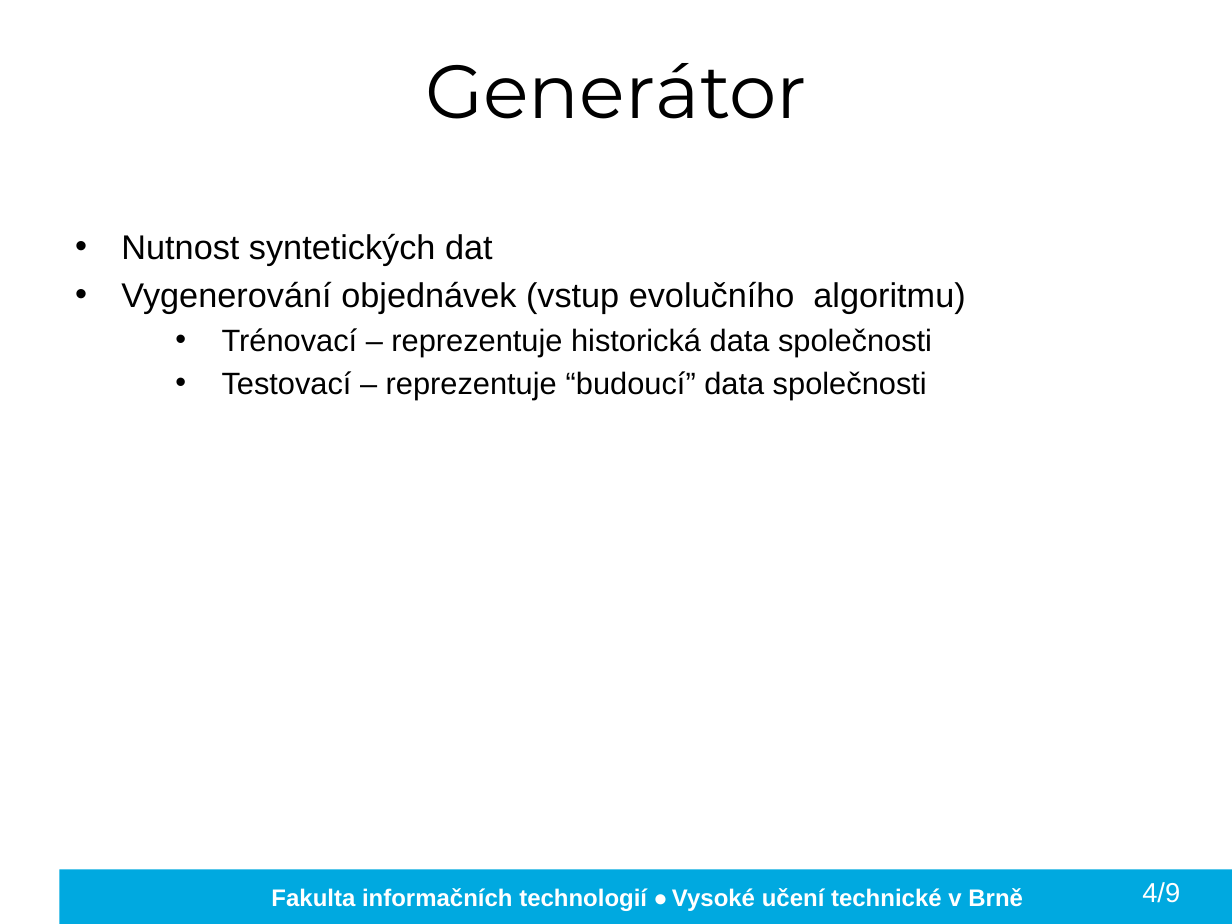
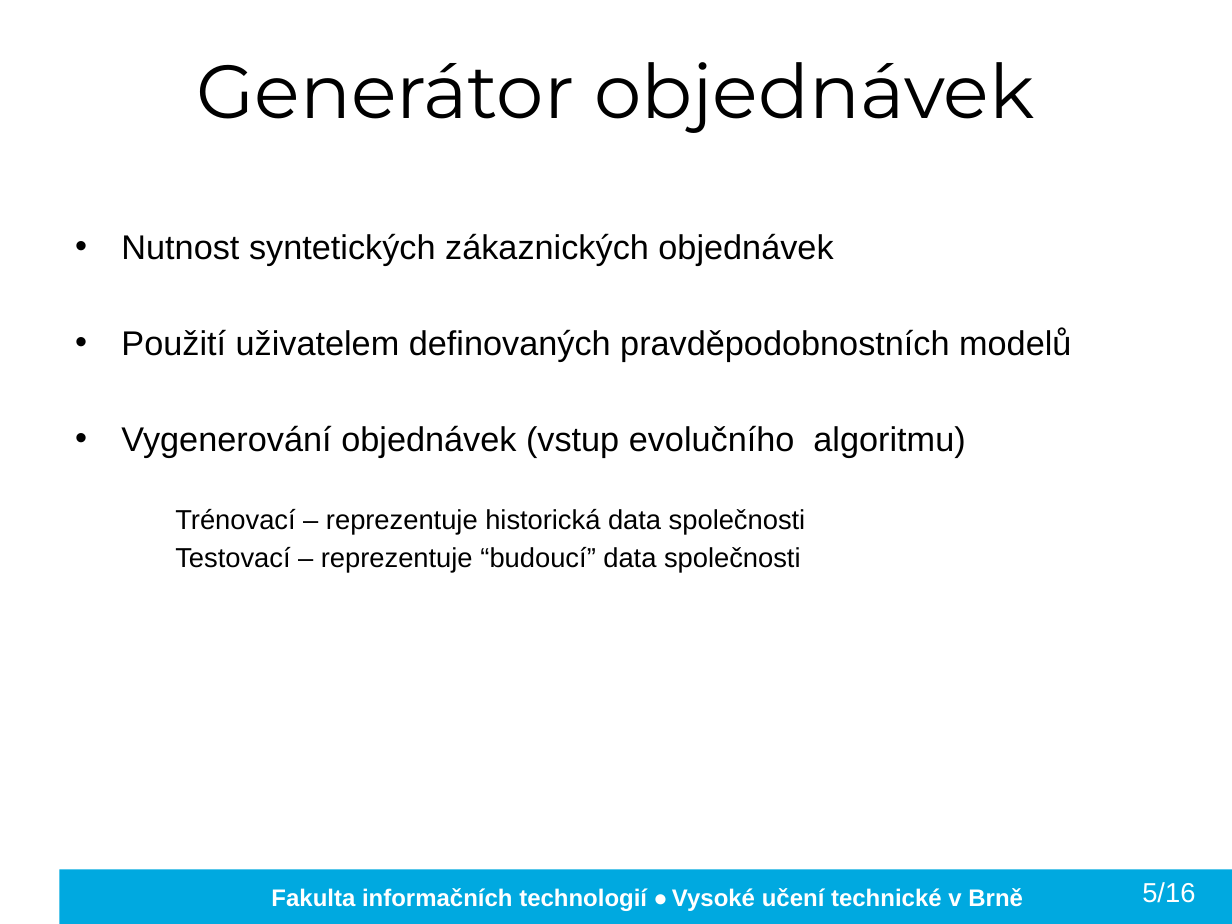
Before and after one commit to kocica/warehouse-manager, a slide deck: slide 6 of doc/xkocic01.pptx. Drawn at 1232x924 pixels with LibreOffice and Linux fonts; fonts in the diff are those of the drawing; background and template pictures are left out. Boxes give left, top, right and bottom in pixels: in the first picture for what was removed or moved away, otherwise in the second. Text is boxed around its words. In the diff, an @@ line names an element or a change of style, - is before the commit and + after.

```diff
--- a/doc/xkocic01.pptx
+++ b/doc/xkocic01.pptx
@@ title at (197,62,1034,133): text changed @@
-Generátor
+Generátor objednávek
@@ text at (121,233,1071,362): text changed @@
-• Nutnost syntetických dat
+• Nutnost syntetických zákaznických objednávek
+• Použití uživatelem definovaných pravděpodobnostních modelů
@@ text at (175,509,806,573): size 18 to 16 pt in "Trénovací – reprezentuje historická data společnosti", "Testovací – reprezentuje “budoucí” data společnosti"; bullet • to none @@
@@ text at (1142,882,1195,903): text changed @@
-4/9
+5/16
```
Also in this commit, not shown: 10 other slides changed, 6 slides added, 3 slides removed, 1 other file.
